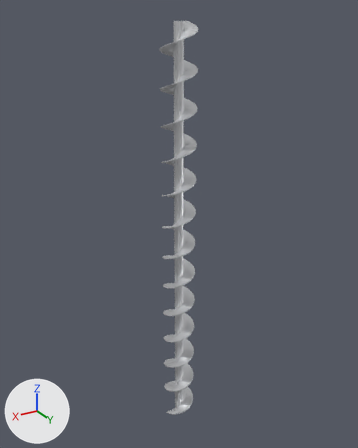
An edit to the glTF model encordadora/sinfin.glb, drawn before and after from the same camera.
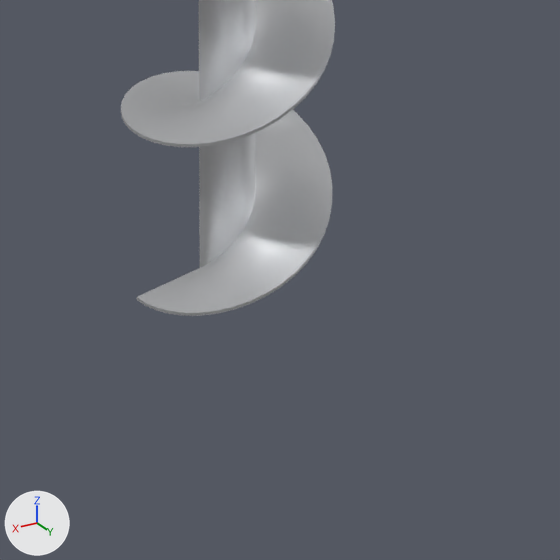
Each version is shown whole from a 50 mm lens placed at (0.559, 0.932, 1.032), pointed at (-0.016, -0.026, 0.553), then close up on the part from 41% to 63% of the width and 83% to 100% of the height. Every picture has the same lights, and +X, +Y and +Z are marked at lower left. The older version's two pictures come first. Vertices at exactly the same position are counted once.
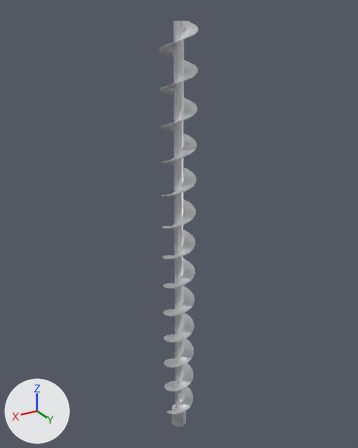
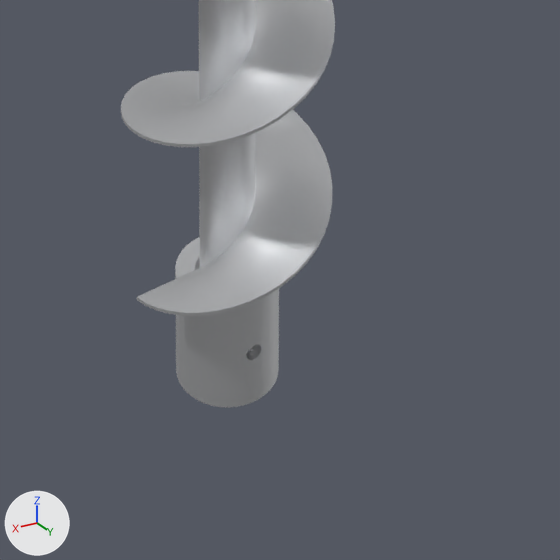
The newer file is also turned or shifted as a whole; pictures and numbers use the older file's frame.

The change, as a list of edits to the scene's bpy script:
```text
Change me_mesh_0:
    used by ob_mesh_0; location = (0.0, 0.0, 0.0)
    remove me_mesh_0.from_pydata(...)  # 7381 vertices, 14758 faces; spans x -0.04..0.04, y -0.04..0.04, z 0.0..1.013
    add me_mesh_0.from_pydata(...)  # 7642 vertices, 15284 faces; spans x -0.04..0.04, y -0.04..0.04, z -0.05..1.013
    me_mesh_0 part 1: a new loose piece of 262 vertices spanning x -0.02..0.02, y -0.02..0.02, z -0.05..0.0, in mat_inox
    other edits to the shape of me_mesh_0 do not show in these pictures
```

Location of each change, [x1, y1, x2, y2] in pixels of the close-ups (560 x 560 px):
'Mesh_0', reshaped
    before: [121, 0, 335, 316]
    after: [121, 0, 335, 408]
part 1 of me_mesh_0, added
    after: [175, 237, 279, 408]
